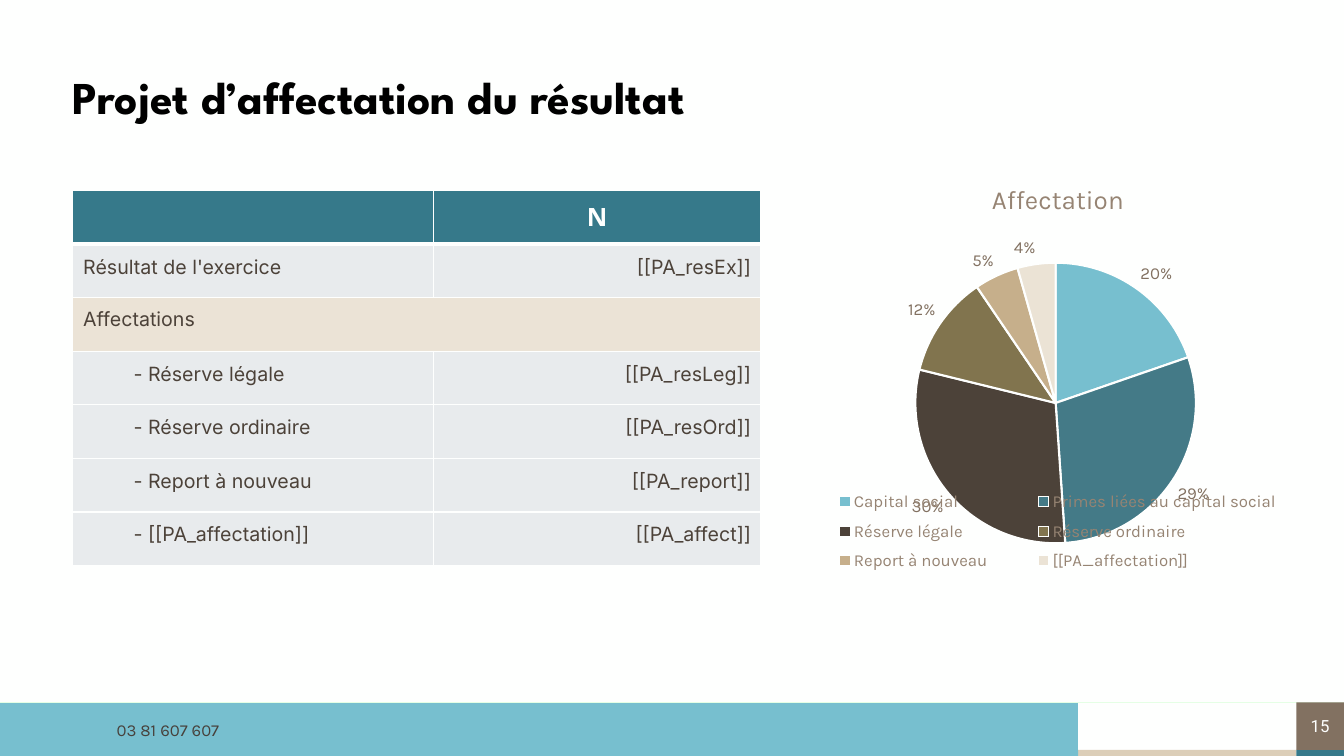
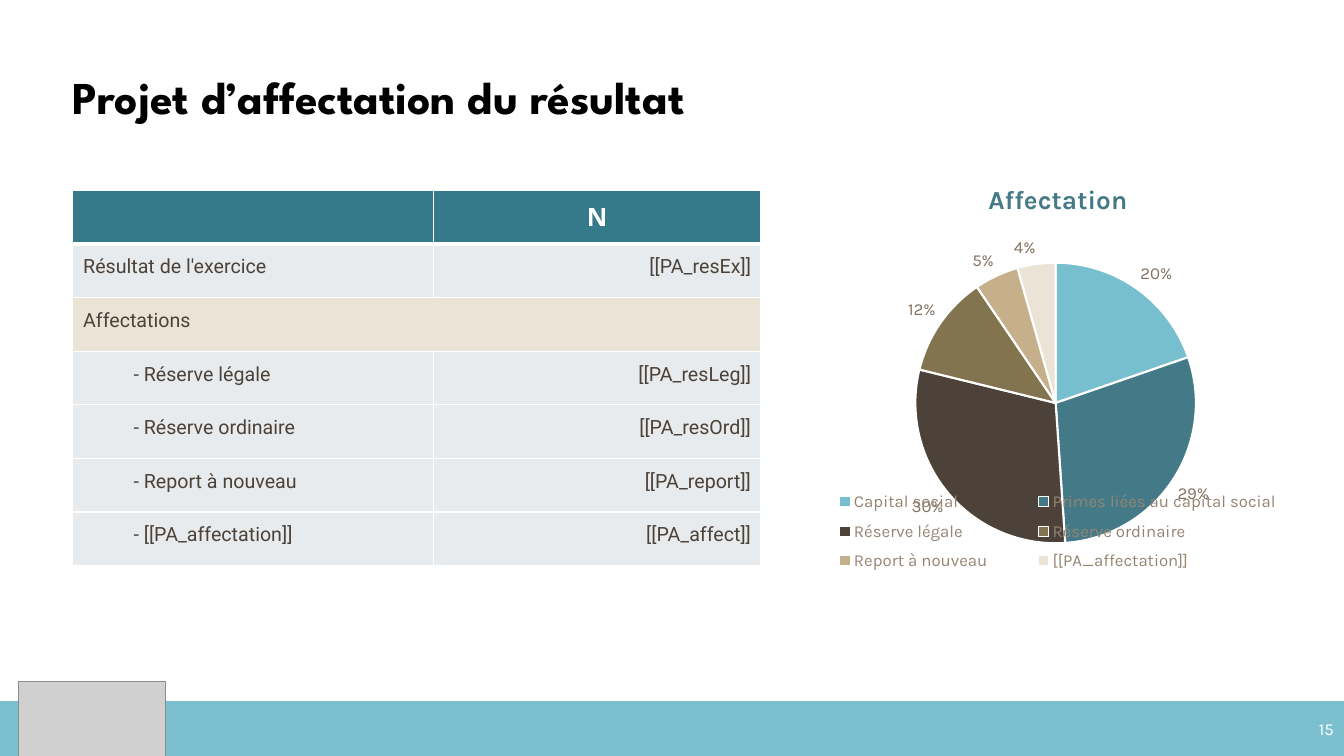
Before and after one commit to ldebouche/Projet1_lettre_fin_de_mission, a slide deck: slide 15 of backend/src/templates/modele_complet.pptm. Drawn at 1344x756 pixels with LibreOffice and Linux fonts; fonts in the diff are those of the drawing; grey boxes stand for pictures; background and template pictures are left out. Boxes give left, top, right and bottom in pixels: in the first picture for what was removed or moved away, otherwise in the second. Text is boxed around its words. In the diff, an @@ line names an element or a change of style, - is before the commit and + after.

```diff
--- a/backend/src/templates/modele_complet.pptm
+++ b/backend/src/templates/modele_complet.pptm
@@ pie chart at box(795, 163, 1322, 593) @@
@@ title "Affectation" to "Affectation " @@
-Affectation: 20, 29, 30, 12, 5, 4
+Series 1: 20, 29, 30, 12, 5, 4
@@ table at box(73, 191, 760, 566) @@
@@ font Inter to Roboto @@
@@ line spacing 10.1pt to 11.3pt @@
@@ list level 2 to 3 in "- Réserve légale" @@
@@ line spacing 11.1pt to 11.3pt @@
@@ list level 2 to 3 in "- Réserve ordinaire" @@
@@ list level 2 to 3 in "- Report à nouveau" @@
@@ list level 2 to 3 in "- [[PA_affectation]]" @@
@@ picture added at box(19, 683, 166, 756) @@
@@ freeform shape removed at box(0, 703, 1078, 750) @@
@@ rectangle added at box(0, 703, 1344, 756), fill #7CC0D0, outline #7CC0D0 1.5 pt @@
@@ page number: place and size @@
-page number at box(1297, 703, 1344, 750)
+page number at box(1297, 703, 1344, 756)
@@ page number at box(1297, 703, 1344, 756): font Roboto to Karla; alignment centre to right; fill #827161 to #7CC0D0; outline none to #7CC0D0 0.75 pt @@
@@ text removed at box(117, 725, 219, 736) @@
-03 81 607 607
@@ rectangle removed at box(0, 750, 1079, 756) @@
@@ rectangle removed at box(1079, 750, 1298, 756) @@
@@ rectangle removed at box(1297, 750, 1344, 756) @@
```
Also in this commit, not shown: 19 other slides changed, 20 other files.
